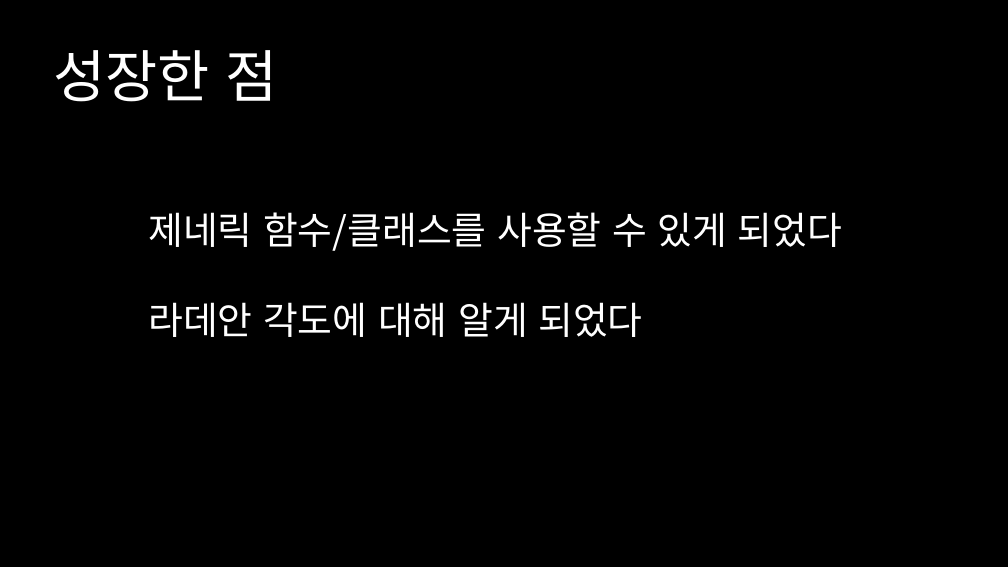
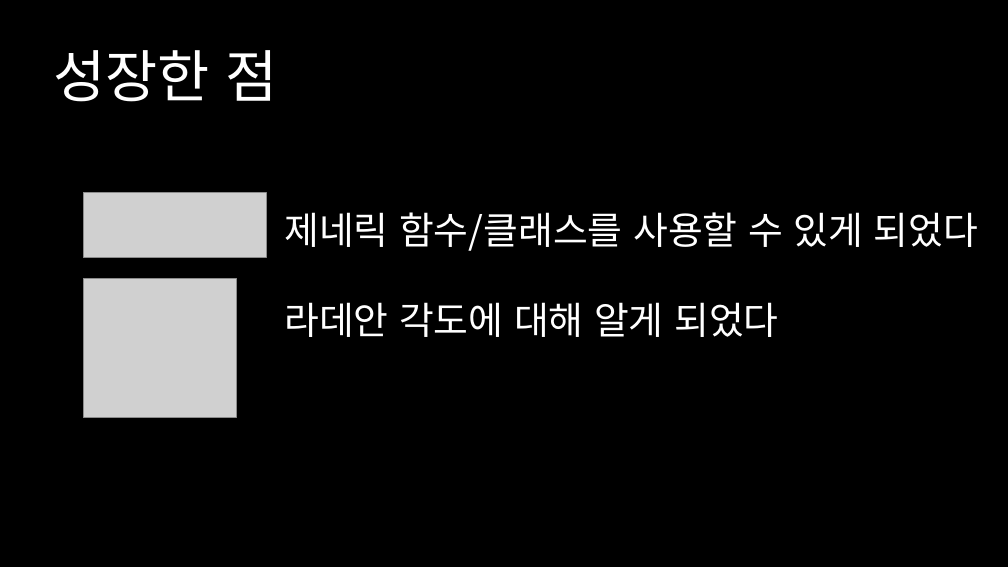
Before and after one commit to seoil0404/Dijkstra, a slide deck: slide 29 of 데이크스트라.pptx. Drawn at 1008x567 pixels with LibreOffice and Linux fonts; fonts in the diff are those of the drawing; grey boxes stand for pictures. Boxes give left, top, right and bottom in pixels: in the first picture for what was removed or moved away, otherwise in the second. Text is boxed around its words. In the diff, an @@ line names an element or a change of style, - is before the commit and + after.

```diff
--- a/데이크스트라.pptx
+++ b/데이크스트라.pptx
@@ picture added at (83, 192, 266, 257) @@
@@ text "제네릭 함수/클래스를 사용할 수 있게 ...": place and size @@
-text "제네릭 함수/클래스를 사용할 수 있게 ..." at (148, 212, 842, 337)
+text "제네릭 함수/클래스를 사용할 수 있게 ..." at (284, 212, 978, 337)
@@ picture added at (83, 278, 237, 417) @@
```
Also in this commit, not shown: 1 other slide changed, 2 other files.
